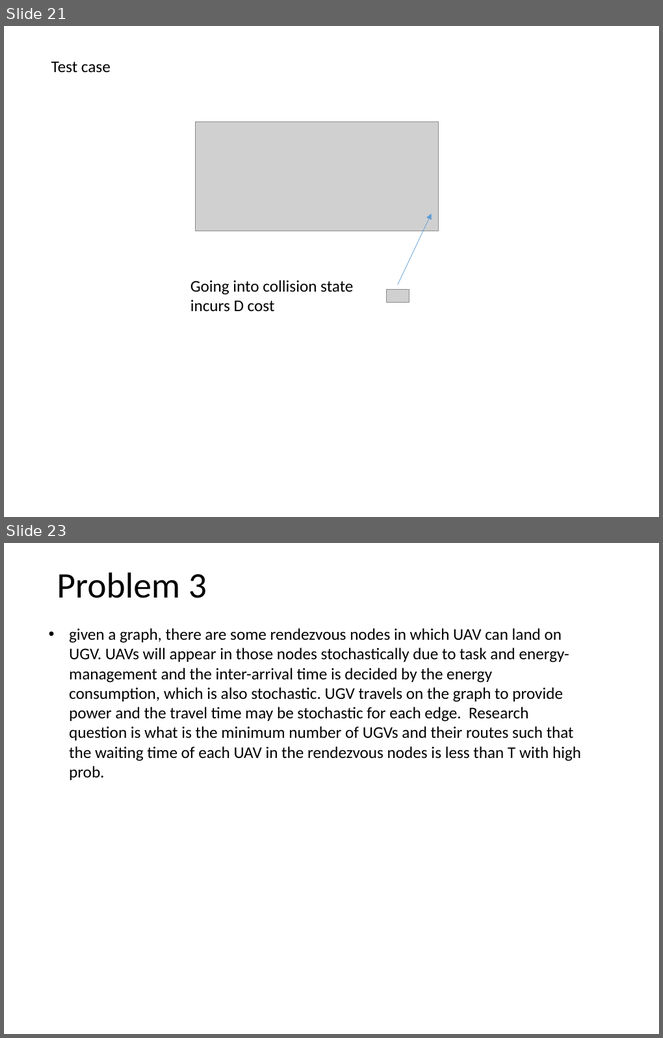
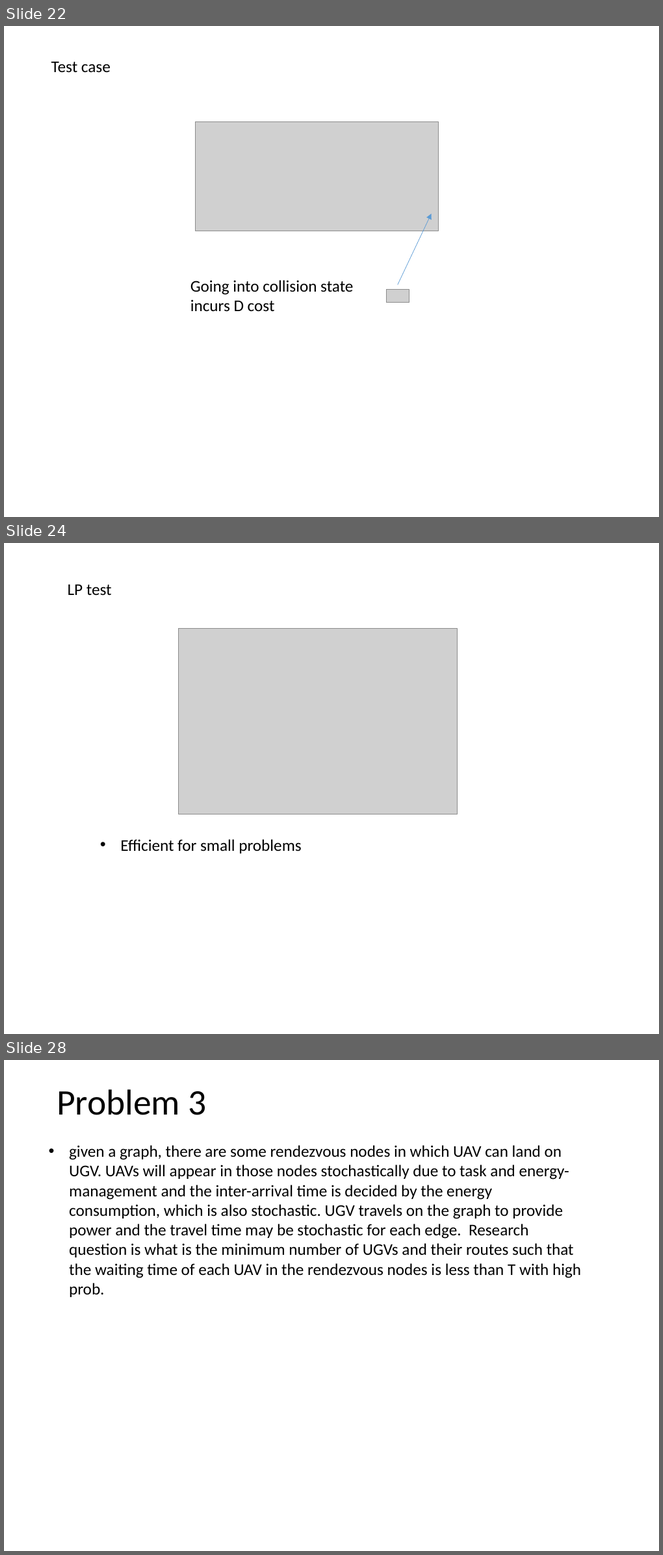
Before and after one commit to GuangyaoSHI/rendezvous-with-CMDP, a slide deck: Risk-aware UAV-UGV rendezvous via CMDP.pptx. Shown one above the other, each under a label of ours: slides 21 and 23 before the commit, slides 22, 24 and 28 after it; the slides between them are not shown. The pictures are 663x1038 and 663x1555 pixels, drawn with LibreOffice and Linux fonts; fonts in the diff are those of the drawing; grey boxes stand for pictures. Boxes give left, top, right and bottom in pixels: in the first picture for what was removed or moved away, otherwise in the second. Text is boxed around its words. In the diff, an @@ line names an element or a change of style, - is before the commit and + after.

```diff
--- a/Risk-aware UAV-UGV rendezvous via CMDP.pptx
+++ b/Risk-aware UAV-UGV rendezvous via CMDP.pptx
@@ slide 24 added at (4, 543, 659, 1034), background #FFFFFF @@
@@ text added at (68, 584, 112, 596), 18 pt, text #000000 @@
+LP test
@@ picture added at (179, 629, 458, 814) @@
@@ text added at (120, 839, 301, 854), 18 pt, text #000000 @@
+• Efficient for small problems
@@ what was slide 21 is now slide 22 @@
@@ what was slide 23 is now slide 28 @@
```
Also in this commit, not shown: 5 other slides added, 1 slide removed, 3 other files.
